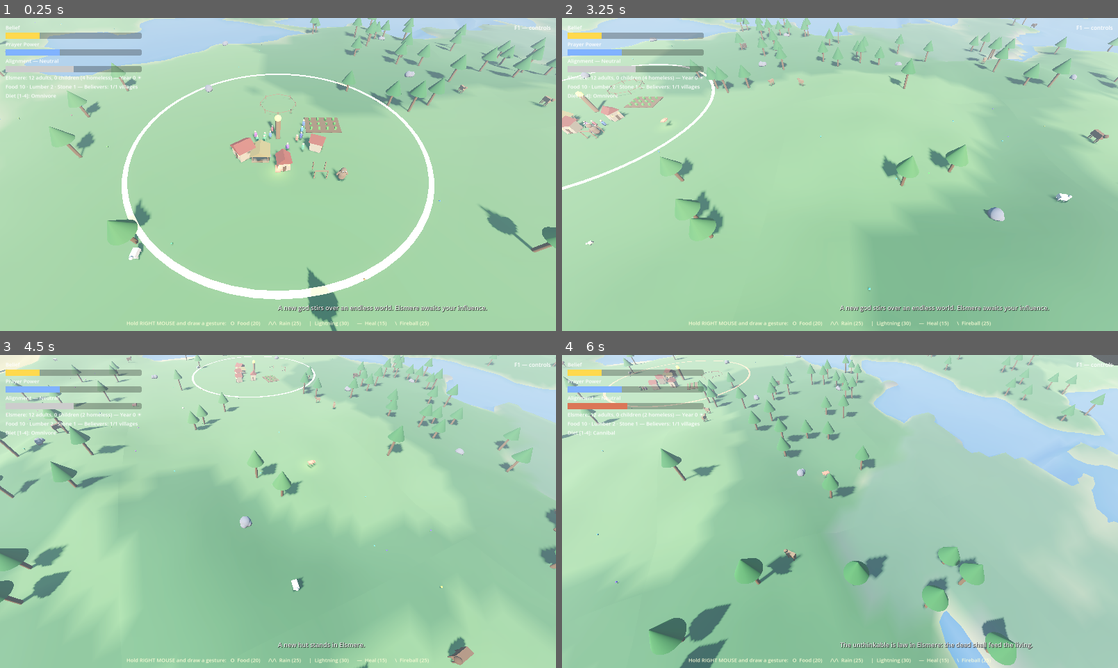
Above: before the commit, frames 1-4 (two rows, left to right).
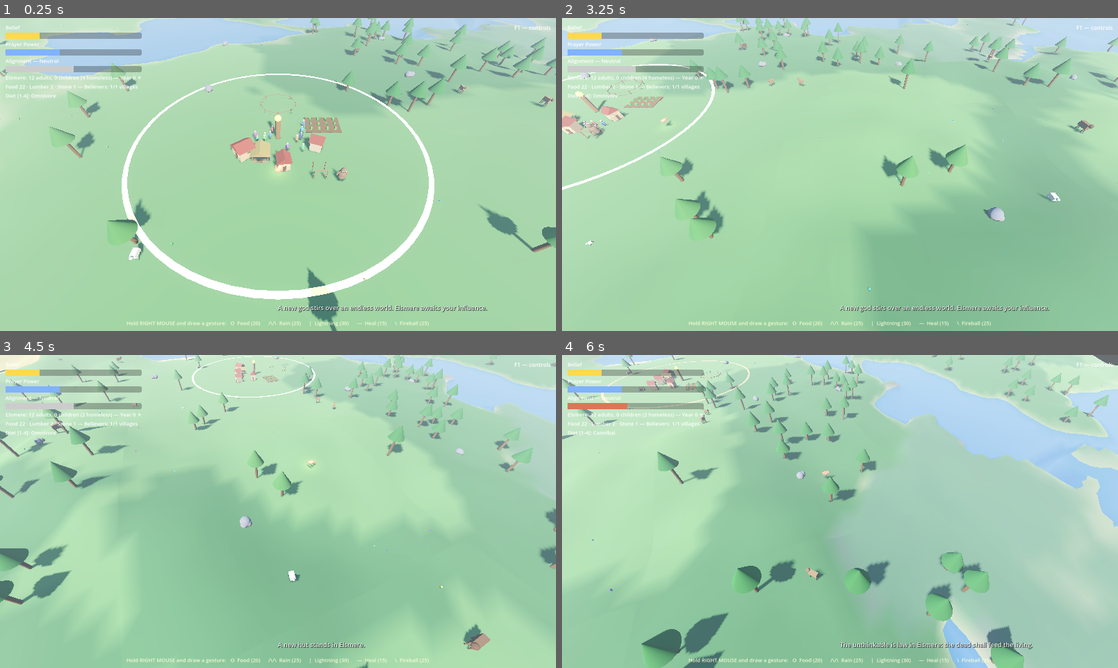
Above: after the commit, the same moments.

Repository: tjloman/tjloman
Game: Godot game, scene res://scenes/main.tscn
The game is run twice, just before and just after one commit, with the same random seed, the same clock (stepped at 60 frames per second) and the same inputs.
Inputs (mouse positions are in pixels of both pictures, inside the frame that each line leads up to):
- Up to frame 1 (0.25 s): no input
- Up to frame 2 (3.25 s): move the mouse to (812, 237) at 0.52 s; hold Up 0.53-1.25 s; hold S (cam_back) 0.53-1.25 s; click (812, 237) at 0.67 s; drag from (1006, 221) to (812, 237) at 1.27 s; move the mouse to (673, 127) at 2.02 s; hold Left 2.03-2.75 s; hold A (cam_left) 2.03-2.75 s; drag from (867, 174) to (673, 127) at 2.77 s
- Up to frame 3 (4.5 s): move the mouse to (194, 433) at 3.52 s; hold Down 3.53-4.25 s; hold Q (cam_rotate_left) 3.53-4.25 s; drag from (400, 495) to (194, 433) at 4.27 s
- Up to frame 4 (6 s): move the mouse to (728, 527) at 5.02 s; hold Up 5.03-5.75 s; hold 4 (diet_cannibal) 5.03-5.75 s; click (728, 527) at 5.17 s; drag from (895, 442) to (728, 527) at 5.77 s

The runs differ from the first frame. In frame 1, less than 0.1% of the frame differs, in the area x 3-100%, y 2-23%; in frame 2, 0.3%; in frame 3, 0.7%; in frame 4, 7.3%, in the area x 0-100%, y 0-100%.

Commit message:
The fun pass: quiet the world, feed the village, unbork the feel
A full audit of every gameplay loop, hunting for why it stopped being
fun. Findings and fixes:

- AUDIO SPAM (the big one): ambient animal sounds rolled at
  sound_chance * delta * 10 — a baa every ~2s PER SHEEP, ~0.8 croaks/s
  per frog, across ~150 loaded animals. Now per-second probability as
  intended (~one baa per 20s per sheep), plus a 24-voice concurrency cap
  and a shorter audible range.
- ANNOUNCEMENT CHURN: every birth, death, harvest, coming-of-age, and
  pregnancy in EVERY village overwrote the single message line — nothing
  was readable. Lifecycle/economy news is now scoped to your home
  village; world events (conversions, scouts, wolves) stay global. The
  creature also no longer narrates every trip to the farm, and announces
  growth only at 10% milestones.
- STARVATION BY ARITHMETIC: 12 villagers ate ~0.28 food/s; one farm
  produced at most ~0.24/s because tending was a boolean — extra farmers
  added nothing. Slow doom from minute one, with alignment penalties
  compounding it. Now: tending stacks (up to 3), harvest 5->7, nutrition
  35->40, hunger rate 0.7->0.5, richer starting granary (+founding
  surplus for the home village). Starvation of strangers no longer
  drags YOUR alignment.
- JOB PILEUP: an active construction site scored 60 and out-bid nearly
  everything, so the whole town dropped farming to hammer one hut.
  Build scores lowered below serious food worry.
- HAND JANK: the sky-aim hand lift now happens only while HOLDING
  something — the empty hand no longer leaps into midair whenever the
  mouse crosses the horizon.
- PERFORMANCE: animals farther than 90m from the camera skip physics
  (~150 move_and_slides/frame saved); status labels only re-render on
  text change; the creature tends the NEAREST farm instead of trekking
  to the first one in the scene tree.
- TUNING: fewer forest predators, gentler baby boom, the well-rested
  potter about at night instead of everyone dropping at dusk.

Co-Authored-By: Claude Fable 5 <noreply@anthropic.com>
Claude-Session: https://claude.ai/code/session_01NqBKfyc5c6bViy6kUi2S7P

Diff:
--- a/scripts/animals/animal.gd
+++ b/scripts/animals/animal.gd
@@ -118,6 +118,13 @@
 
 
 func _physics_process(delta: float) -> void:
+	# Far-off beasts stand still: the world shouldn't pay physics for what
+	# nobody can see. (Held/falling animals always simulate.)
+	if state != State.HELD and state != State.FALLING:
+		var cam := get_viewport().get_camera_3d()
+		if cam != null and cam.global_position.distance_to(global_position) > 90.0:
+			return
+
 	match state:
 		State.HELD:
 			velocity = Vector3.ZERO
@@ -291,7 +298,9 @@
 	var sound: String = spec.get("sound", "")
 	if sound == "" or state == State.HELD:
 		return
-	if randf() < spec.get("sound_chance", 0.0) * delta * 10.0:
+	# sound_chance is per-second probability: a sheep baas every ~20s,
+	# not twice a second. (The old x10 here made the world a wall of noise.)
+	if randf() < spec.get("sound_chance", 0.0) * delta:
 		SoundBank.play_at(sound, global_position, -6.0)
 
 
--- a/scripts/audio/sound_bank.gd
+++ b/scripts/audio/sound_bank.gd
@@ -4,8 +4,10 @@
 ## random pitch variation so a field of sheep never sounds like a loop.
 
 const SAMPLE_RATE := 22050
+const MAX_CONCURRENT := 24
 
 var _bank := {}
+var _active := 0
 
 
 func _ready() -> void:
@@ -26,7 +28,7 @@
 
 ## Plays a named sound at a world position, then cleans itself up.
 func play_at(sound: String, pos: Vector3, volume_db := 0.0, pitch_jitter := 0.12) -> void:
-	if not _bank.has(sound):
+	if not _bank.has(sound) or _active >= MAX_CONCURRENT:
 		return
 	var scene := get_tree().current_scene
 	if scene == null:
@@ -35,11 +37,14 @@
 	p.stream = _bank[sound]
 	p.volume_db = volume_db
 	p.pitch_scale = 1.0 + randf_range(-pitch_jitter, pitch_jitter)
-	p.max_distance = 70.0
+	p.max_distance = 50.0
 	p.unit_size = 8.0
 	scene.add_child(p)
 	p.global_position = pos
-	p.finished.connect(p.queue_free)
+	_active += 1
+	p.finished.connect(func() -> void:
+		_active -= 1
+		p.queue_free())
 	p.play()
 
 
--- a/scripts/creature/creature.gd
+++ b/scripts/creature/creature.gd
@@ -110,7 +110,7 @@
 		State.TENDING:
 			_action_time -= delta
 			_apply_gravity_only(delta)
-			var farm := get_tree().get_first_node_in_group("farms") as Farm
+			var farm := _nearest_farm()
 			if farm != null:
 				farm.tend()
 			if _action_time <= 0.0:
@@ -124,7 +124,9 @@
 				_decide()
 
 	_animate_waddle(delta)
-	_label.text = _status_text()
+	var status := _status_text()
+	if _label.text != status:
+		_label.text = status
 
 
 func _decide() -> void:
@@ -145,16 +147,31 @@
 			return
 	# A kind creature helps with the crops when it has a full belly.
 	if morality > 30.0 and hunger < 40.0 and randf() < 0.4:
-		var farm := get_tree().get_first_node_in_group("farms") as Farm
+		var farm := _nearest_farm()
 		if farm != null:
 			state = State.GO_TEND
 			_target = farm.global_position
-			GameState.announce("Your creature lumbers over to help in the fields.")
 			return
 	state = State.WANDER
 	var angle := randf() * TAU
 	var dist := randf_range(4.0, 18.0)
 	_target = Vector3(cos(angle) * dist, 0, sin(angle) * dist)
+
+
+## The creature helps whichever farm is actually nearby — not the first
+## farm in the scene tree, which might belong to a village 300m away.
+func _nearest_farm() -> Farm:
+	var best: Farm = null
+	var best_dist := 60.0
+	for f in get_tree().get_nodes_in_group("farms"):
+		var farm := f as Farm
+		if not is_instance_valid(farm):
+			continue
+		var d := global_position.distance_to(farm.global_position)
+		if d < best_dist:
+			best_dist = d
+			best = farm
+	return best
 
 
 ## Anything edible: ground food always; corpses only for a corrupted soul.
@@ -235,10 +252,13 @@
 
 func _grow() -> void:
 	if growth_scale < MAX_SCALE:
+		var before := int(growth_scale / MAX_SCALE * 10.0)
 		growth_scale = minf(growth_scale * 1.03, MAX_SCALE)
 		scale = Vector3.ONE * growth_scale
-		GameState.announce("Your creature grows a little. It is now %.0f%% of its destined size." \
-			% (growth_scale / MAX_SCALE * 100.0))
+		# Announce only when crossing a 10% milestone, not on every meal.
+		if int(growth_scale / MAX_SCALE * 10.0) > before:
+			GameState.announce("Your creature grows. It is now %.0f%% of its destined size." \
+				% (growth_scale / MAX_SCALE * 100.0))
 
 
 func _move_toward(target: Vector3, speed: float, delta: float) -> bool:
--- a/scripts/player/divine_hand.gd
+++ b/scripts/player/divine_hand.gd
@@ -117,9 +117,10 @@
 
 	hover_target = null
 	if hit.is_empty():
-		if dir.y > -0.02:
-			# Aiming at open sky: the hand rises along the ray so throws
-			# can be wound up high and released in a real arc.
+		if state == HandState.HOLDING and dir.y > -0.02:
+			# Winding up a throw at open sky: the hand rises along the ray
+			# so it can be released in a real arc. Empty-handed, the hand
+			# stays on the land instead of leaping into midair.
 			ground_point = from + dir * clampf(camera_rig.zoom_distance, 15.0, 45.0)
 		else:
 			ground_point = _mouse_on_plane(mouse_pos)
--- a/scripts/villager/villager.gd
+++ b/scripts/villager/villager.gd
@@ -106,7 +106,9 @@
 func _physics_process(delta: float) -> void:
 	_tick_lifecycle(delta)
 	_tick_needs(delta)
-	_label.text = _status_text()
+	var status := _status_text()
+	if _label.text != status:  # Label3D re-renders on every assignment
+		_label.text = status
 
 	match state:
 		State.HELD:
@@ -165,7 +167,8 @@
 				if village.farm.is_harvestable():
 					var yield_bonus := 1 if village.has_pack_animal() else 0
 					village.store.add(FoodItem.FoodType.PLANT, village.farm.harvest() + yield_bonus)
-					GameState.announce("%s brought in the harvest." % villager_name)
+					if village.is_player_home:
+						GameState.announce("%s brought in the harvest." % villager_name)
 				_decide()
 		State.GO_HUNT:
 			_process_go_target(_target_animal, delta, State.HUNTING, 2.0)
@@ -186,8 +189,9 @@
 					_target_corpse.queue_free()
 					village.store.add(FoodItem.FoodType.MEAT, 2)
 					morality = maxf(morality - 20.0, -100.0)
-					GameState.announce("%s butchered the remains of %s. The gods avert their eyes."
-						% [villager_name, corpse_name])
+					if village.is_player_home:
+						GameState.announce("%s butchered the remains of %s. The gods avert their eyes."
+							% [villager_name, corpse_name])
 				_target_corpse = null
 				_decide()
 		State.GO_CHOP:
@@ -247,8 +251,9 @@
 			elif _action_time <= 0.0:
 				_target_animal.tame(village)
 				morality = minf(morality + 2.0, 100.0)
-				GameState.announce("%s gently tamed a %s. It follows them home."
-					% [villager_name, _target_animal.species])
+				if village.is_player_home:
+					GameState.announce("%s gently tamed a %s. It follows them home."
+						% [villager_name, _target_animal.species])
 				_target_animal = null
 				_decide()
 		State.GO_WORSHIP:
@@ -301,7 +306,8 @@
 	age += years
 	if was_child and age >= ADULT_AGE:
 		_apply_life_stage()
-		GameState.announce("%s of %s has come of age." % [villager_name, village.village_name])
+		if village.is_player_home:
+			GameState.announce("%s of %s has come of age." % [villager_name, village.village_name])
 
 	if age > lifespan:
 		die(true)
@@ -313,7 +319,8 @@
 			pregnant = false
 			pregnancy_progress = 0.0
 			village.spawn_child(global_position)
-			GameState.announce("%s has given birth! %s grows." % [villager_name, village.village_name])
+			if village.is_player_home:
+				GameState.announce("%s has given birth! %s grows." % [villager_name, village.village_name])
 
 
 func _apply_life_stage() -> void:
@@ -342,8 +349,8 @@
 		return
 	if village.population() >= MAX_POPULATION:
 		return
-	# ~50% chance over one 8-second worship session spent near a partner.
-	if randf() > 0.08 * delta:
+	# ~1 in 3 chance over one 8-second worship session spent near a partner.
+	if randf() > 0.05 * delta:
 		return
 	for other in village.my_villagers():
 		if other == self or other.is_female or not other.is_adult():
@@ -353,14 +360,16 @@
 		if global_position.distance_to(other.global_position) < 5.0:
 			pregnant = true
 			pregnancy_progress = 0.0
-			GameState.announce("%s and %s are expecting a child." % [villager_name, other.villager_name])
+			if village.is_player_home:
+				GameState.announce("%s and %s are expecting a child."
+					% [villager_name, other.villager_name])
 			return
 
 
 ## Needs ---------------------------------------------------------------------
 
 func _tick_needs(delta: float) -> void:
-	var hunger_rate := 0.7 * (1.4 if pregnant else 1.0)
+	var hunger_rate := 0.5 * (1.4 if pregnant else 1.0)
 	hunger = minf(hunger + hunger_rate * delta, 100.0)
 	if state != State.SLEEPING:
 		var working := state in [State.FARMING, State.HUNTING, State.CHOPPING,
@@ -372,8 +381,10 @@
 	if hunger >= 100.0:
 		health -= 2.0 * delta
 		if health <= 0.0:
-			GameState.shift_alignment(-3.0)
-			GameState.announce("%s starved to death. The heavens stayed silent." % villager_name)
+			# You are judged for your own flock, not for strangers far away.
+			if village.is_player_home:
+				GameState.shift_alignment(-3.0)
+				GameState.announce("%s starved to death. The heavens stayed silent." % villager_name)
 			die(false)
 
 
@@ -391,8 +402,8 @@
 		return
 	if hunger > 60.0 and _plan_eating():
 		return
-	# Night is for sleeping (unless you're a child with a full battery).
-	if GameState.is_night() and energy < 92.0:
+	# Night is for sleeping — though the well-rested potter about a while.
+	if GameState.is_night() and energy < 85.0:
 		_go_sleep()
 		return
 	if not is_adult():
@@ -427,15 +438,16 @@
 	var store := village.store
 	var scores := {}
 
-	# Housing crisis?
+	# Housing crisis? (Scores sit below a hungry village's food worry so
+	# the WHOLE town doesn't drop its ploughs to hammer one hut.)
 	var homeless := village.homeless_count()
 	var damaged := _find_damaged_house()
 	if village.construction_site != null:
-		scores["build"] = 60.0
+		scores["build"] = 42.0
 	elif homeless > 0 and store.lumber >= 4 and store.stone >= 2:
-		scores["build"] = 45.0 + homeless * 8.0
+		scores["build"] = 38.0 + homeless * 6.0
 	elif damaged != null and store.lumber >= 1:
-		scores["build"] = 30.0
+		scores["build"] = 26.0
 
 	# Materials wanted? (for the next hut, plus a reserve)
 	var want_lumber: bool = store.lumber < 10 and (homeless > 0 or store.lumber < 5)
@@ -559,7 +571,9 @@
 		if _move_toward(_target, WALK_SPEED * _speed_factor(), delta):
 			if _target_food.is_human_meat:
 				morality = maxf(morality - 25.0, -100.0)
-				GameState.announce("%s has eaten human flesh. Something in them dims." % villager_name)
+				if village.is_player_home:
+					GameState.announce("%s has eaten human flesh. Something in them dims."
+						% villager_name)
 			_target_food.queue_free()
 			_target_food = null
 			_dismount()
@@ -723,10 +737,11 @@
 	var parent := get_parent() as Node3D
 	corpse.position = parent.to_local(global_position + Vector3(0, 0.5, 0))
 	parent.add_child(corpse)
-	if of_old_age:
-		GameState.announce("%s died peacefully at %d, full of years." % [villager_name, int(age)])
-	else:
-		GameState.announce("%s has died at %d." % [villager_name, int(age)])
+	if village.is_player_home:
+		if of_old_age:
+			GameState.announce("%s died peacefully at %d, full of years." % [villager_name, int(age)])
+		else:
+			GameState.announce("%s has died at %d." % [villager_name, int(age)])
 	queue_free()
 
 
--- a/scripts/world/chunk.gd
+++ b/scripts/world/chunk.gd
@@ -105,7 +105,7 @@
 		"forest":
 			_scatter_trees(rng, rng.randi_range(9, 15), "forest")
 			_scatter_deposits(rng, rng.randi_range(0, 1))
-			_scatter_animals(rng, {"deer": 0.9, "bear": 0.15, "wolf": 0.2, "tiger": 0.06})
+			_scatter_animals(rng, {"deer": 0.9, "bear": 0.12, "wolf": 0.12, "tiger": 0.04})
 		"grassland":
 			_scatter_trees(rng, rng.randi_range(2, 4), "grassland")
 			_scatter_flowers(rng, rng.randi_range(5, 10))
--- a/scripts/world/farm.gd
+++ b/scripts/world/farm.gd
@@ -5,12 +5,13 @@
 
 const BASE_GROWTH_PER_SEC := 0.008
 const TEND_BONUS_PER_SEC := 0.03
+const MAX_TENDERS := 3      # extra hands beyond this add nothing
 const RAIN_MULTIPLIER := 4.0
-const HARVEST_YIELD := 5
+const HARVEST_YIELD := 7
 
 var growth := 0.4  # 0..1; harvestable at >= 0.8
 var _rain_time_left := 0.0
-var _being_tended := false
+var _tenders := 0
 var _crop_meshes: Array[MeshInstance3D] = []
 
 
@@ -32,10 +33,10 @@
 	if _rain_time_left > 0.0:
 		_rain_time_left -= delta
 		rate *= RAIN_MULTIPLIER
-	if _being_tended:
-		rate += TEND_BONUS_PER_SEC
+	# Many hands make crops grow: each tender adds their bonus, up to a cap.
+	rate += TEND_BONUS_PER_SEC * mini(_tenders, MAX_TENDERS)
 	growth = clampf(growth + rate * delta, 0.0, 1.0)
-	_being_tended = false  # workers re-assert this every frame they work
+	_tenders = 0  # workers re-assert this every frame they work
 
 	var height := 0.15 + growth * 1.1
 	for crop in _crop_meshes:
@@ -44,7 +45,7 @@
 
 
 func tend() -> void:
-	_being_tended = true
+	_tenders += 1
 
 
 func is_harvestable() -> bool:
--- a/scripts/world/food_item.gd
+++ b/scripts/world/food_item.gd
@@ -7,7 +7,7 @@
 
 enum FoodType { PLANT, MEAT }
 
-const NUTRITION := 35.0
+const NUTRITION := 40.0
 
 var food_type := FoodType.PLANT
 var meat_name := "mutton"
--- a/scripts/world/food_store.gd
+++ b/scripts/world/food_store.gd
@@ -4,7 +4,7 @@
 ## Stock is visualized in piles — orange spheres (plants), red cubes (meat),
 ## brown planks (lumber), gray blocks (stone).
 
-var plant_food := 10
+var plant_food := 14
 var meat_food := 0
 var lumber := 6
 var stone := 3
--- a/scripts/world/village.gd
+++ b/scripts/world/village.gd
@@ -56,6 +56,8 @@
 	store = FoodStore.new()
 	store.position = Vector3(-3, 0, 5)
 	add_child(store)
+	if is_player_home:
+		store.plant_food += 8  # a founding surplus, so the game starts kind
 
 	_build_influence_ring()
 	_build_starting_houses()
@@ -271,7 +273,8 @@
 func on_house_completed(house: House) -> void:
 	if construction_site == house:
 		construction_site = null
-	GameState.announce("A new %s stands in %s." % [house.size_name().to_lower(), village_name])
+	if is_player_home:
+		GameState.announce("A new %s stands in %s." % [house.size_name().to_lower(), village_name])
 	_assign_housing()
 
 
